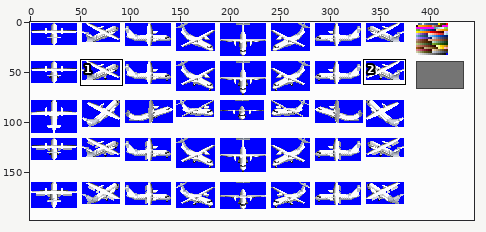
Two versions of one sprite sheet, src/gfx/ATR/ATR42/42-300F/(0)Greyscale.png. Above: a wide view before the commit, with the close-up outlined.
Close-up. First the earlier version:
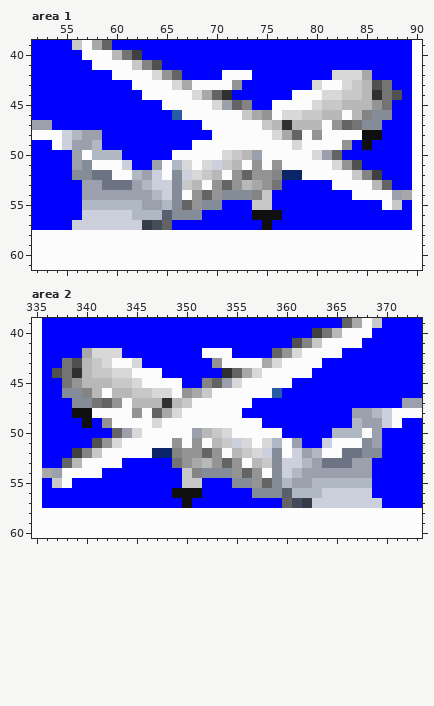
The file is 444x198 pixels. Colours within 5 levels of each other are drawn and written as one. Shown: area 1: x 52..90, y 39..61; area 2: x 335..373, y 39..60. The commit also changed other parts of the picture, which this record leaves out.
The same view after the edit:
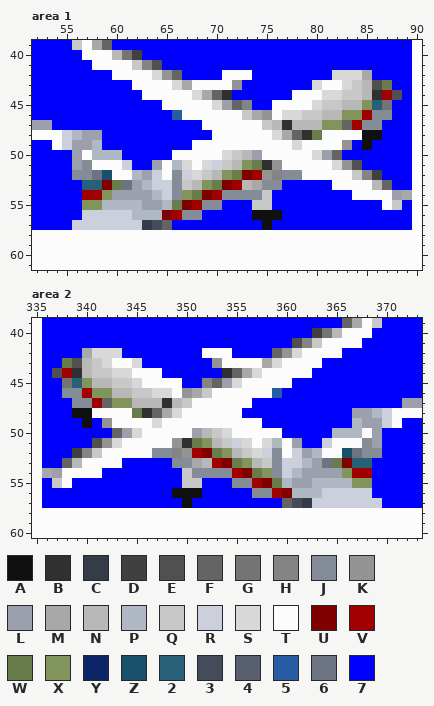
Palette (. is transparent): A #101010  B #303030  C #343c48  D #404040  E #505050  F #646464  G #747474  H #848484  J #848c98  K #949494  L #9ca0ac  M #a8a8a8  N #b8b8b8  P #b0b8c4  Q #c8c8c8  R #ccd0dc  S #d8d8d8  T #fcfcfc  U #800000  V #a00000  W #687c4c  X #80945c  Y #0c2468  Z #18506c  2 #286078  3 #444c5c  4 #586070  5 #285ca4  6 #6c7484  7 #0000ff
Edits made:
Area 1:
Colour K becomes colour 2 in row 45 at x 86.
Colour L becomes colour 2 in row 53 at x 57 to 58.
Colour T becomes colour B in row 48 at x 79; in row 51 at x 75.
Colour G becomes colour J in row 53 at x 76.
Colour H becomes colour J in row 54 at x 74.
Colour K becomes colour J in row 53 at x 75.
Colour Y becomes colour J in row 52 at x 77 to 78.
Colour 4 becomes colour U in row 56 at x 65.
Colour 6 becomes colour U in row 53 at x 59.
Colour F becomes colour U in row 52 at x 73; in row 53 at x 71; in row 54 at x 69; in row 55 at x 67.
Colour G becomes colour V in row 44 at x 87; in row 47 at x 84.
Colour H becomes colour V in row 46 at x 85.
Colour J becomes colour V in row 56 at x 66.
Colour K becomes colour V in row 52 at x 74; in row 53 at x 72; in row 54 at x 70; in row 55 at x 68.
Colour L becomes colour V in row 54 at x 57 to 58.
Colour 6 becomes colour W in row 53 at x 60.
Colour G becomes colour W in row 43 at x 87.
Colour J becomes colour W in row 55 at x 66.
Colour K becomes colour W in row 48 at x 80; in row 51 at x 74; in row 52 at x 72; in row 53 at x 70; in row 54 at x 68.
Colour K becomes colour X in row 47 at x 82.
Colour L becomes colour X in row 54 at x 59.
Colour N becomes colour X in row 45 at x 85; in row 46 at x 84.
Colour P becomes colour X in row 55 at x 57 to 58.
Colour T becomes colour X in row 46 at x 83; in row 47 at x 81; in row 51 at x 73; in row 52 at x 71; in row 53 at x 69; in row 54 at x 67.
Colour 6 becomes colour Z in row 52 at x 59.
Area 2:
Colour K becomes colour 2 in row 45 at x 339.
Colour L becomes colour 2 in row 53 at x 367 to 368.
Colour T becomes colour B in row 48 at x 346; in row 51 at x 350.
Colour G becomes colour J in row 53 at x 349.
Colour H becomes colour J in row 54 at x 351.
Colour K becomes colour J in row 53 at x 350.
Colour Y becomes colour J in row 52 at x 347 to 348.
Colour 4 becomes colour U in row 56 at x 360.
Colour 6 becomes colour U in row 53 at x 366.
Colour F becomes colour U in row 52 at x 352; in row 53 at x 354; in row 54 at x 356; in row 55 at x 358.
Colour G becomes colour V in row 44 at x 338; in row 47 at x 341.
Colour H becomes colour V in row 46 at x 340.
Colour J becomes colour V in row 56 at x 359.
Colour K becomes colour V in row 52 at x 351; in row 53 at x 353; in row 54 at x 355; in row 55 at x 357.
Colour L becomes colour V in row 54 at x 367 to 368.
Colour 6 becomes colour W in row 53 at x 365.
Colour G becomes colour W in row 43 at x 338.
Colour J becomes colour W in row 55 at x 359.
Colour K becomes colour W in row 48 at x 345; in row 51 at x 351; in row 52 at x 353; in row 53 at x 355; in row 54 at x 357.
Colour K becomes colour X in row 47 at x 343.
Colour L becomes colour X in row 54 at x 366.
Colour N becomes colour X in row 45 at x 340; in row 46 at x 341.
Colour P becomes colour X in row 55 at x 367 to 368.
Colour T becomes colour X in row 46 at x 342; in row 47 at x 344; in row 51 at x 352; in row 52 at x 354; in row 53 at x 356; in row 54 at x 358.
Colour 6 becomes colour Z in row 52 at x 366.
